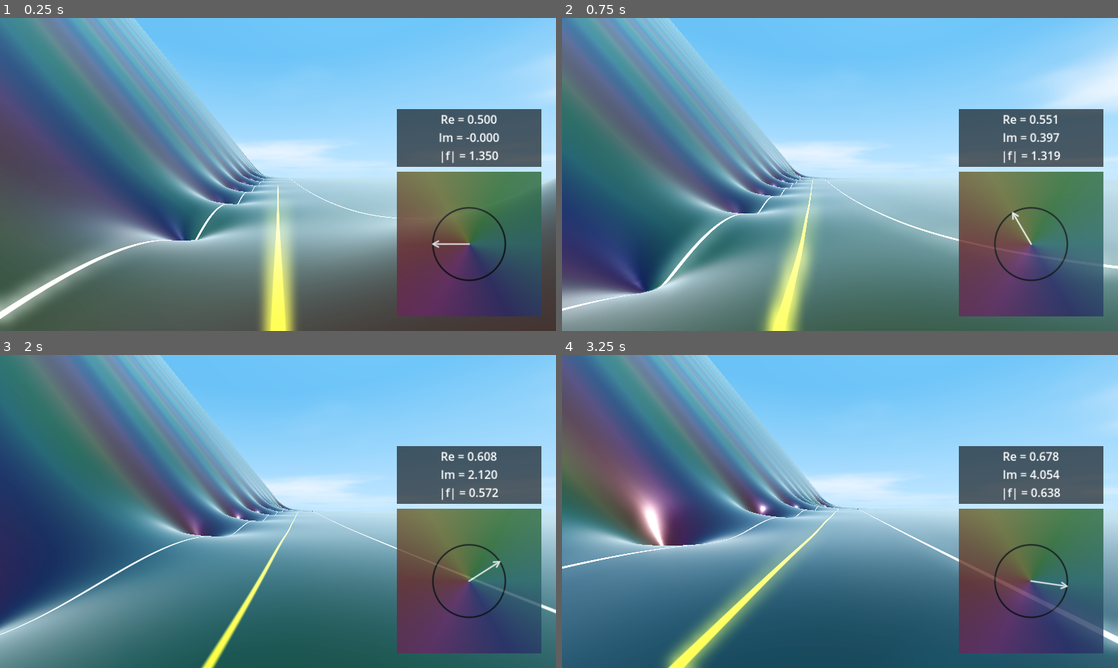
Above: before the commit, frames 1-4 (two rows, left to right).
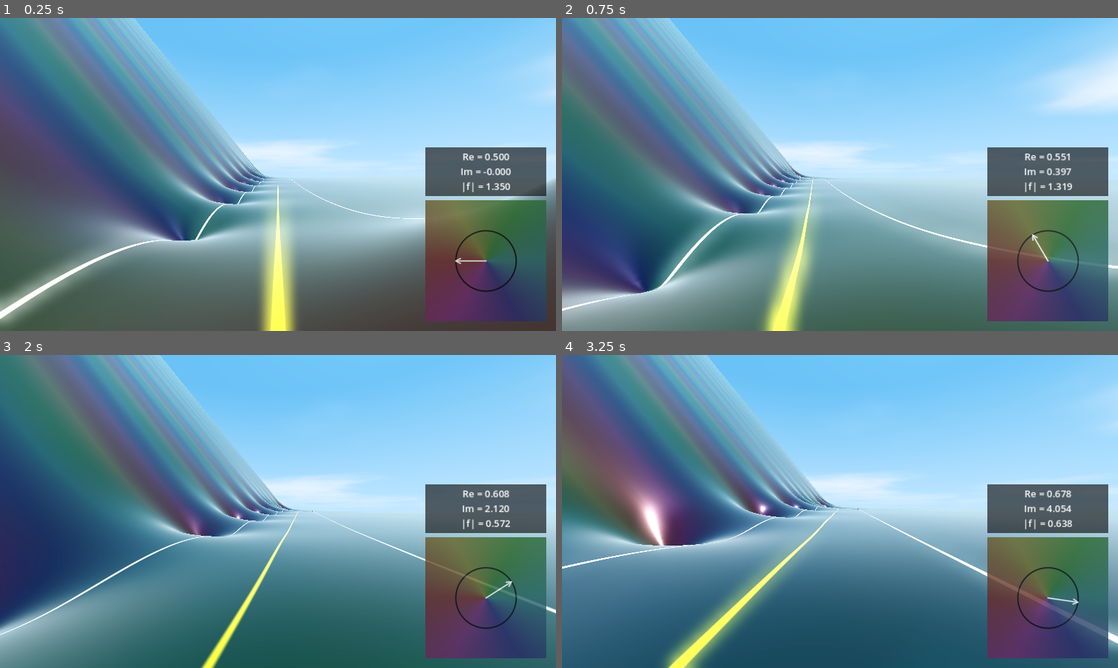
Above: after the commit, the same moments.

Repository: allanino/complex-functions-explorer
Game: Godot game, scene res://scenes/main.tscn
Two runs of this game, one before a commit and one after it. Both use one fixed random seed, a clock stepped at 60 frames per second and the inputs below.
Inputs (mouse positions are in pixels of both pictures, inside the frame that each line leads up to):
- Up to frame 1 (0.25 s): no input
- Up to frame 2 (0.75 s): tap Enter at 0.5 s; move the mouse to (867, 174) at 0.52 s; hold W (move_forward) from 0.53 s (still down); hold Shift from 0.53 s (still down)
- Up to frame 3 (2 s): keep holding W (move_forward); tap Space at 0.77, 1.52 s; move the mouse to (250, 511) at 1.27 s; release Shift at 1.28 s; tap Ctrl at 1.35 s
- Up to frame 4 (3.25 s): keep holding W (move_forward); move the mouse to (851, 505) at 2.02 s; hold Shift 2.03-2.78 s; move the mouse to (834, 517) at 2.77 s; tap Ctrl at 2.85 s; tap Space at 3.02 s

The runs differ from the first frame. In frame 1, 11% of the frame differs, in the area x 71-99%, y 29-97%; in frame 2, 11%; in frame 3, 11%; in frame 4, 11%.

Commit message:
Adjust HUD/Menu scaling and apply specific size overrides
- Enabled global UI scaling in project.godot via 'canvas_items' stretch mode.
- Set all HUD and menu font sizes to 20px as requested.
- Resized HUD elements to 250px (e.g., ComplexPlane) and adjusted their positions accordingly.
- Updated MenuOverlay with increased spacing (40px) and input field widths (200px) to maintain usability with scaled fonts.

Co-authored-by: allanino <5325241+allanino@users.noreply.github.com>

Diff:
--- a/scenes/hud.tscn
+++ b/scenes/hud.tscn
@@ -29,10 +29,10 @@
 anchor_top = 1.0
 anchor_right = 1.0
 anchor_bottom = 1.0
-offset_left = -330.0
-offset_top = -330.0
-offset_right = -30.0
-offset_bottom = -30.0
+offset_left = -270.0
+offset_top = -270.0
+offset_right = -20.0
+offset_bottom = -20.0
 grow_horizontal = 0
 grow_vertical = 0
 
@@ -43,10 +43,10 @@
 anchor_top = 1.0
 anchor_right = 1.0
 anchor_bottom = 1.0
-offset_left = -330.0
-offset_top = -460.0
-offset_right = -30.0
-offset_bottom = -340.0
+offset_left = -270.0
+offset_top = -380.0
+offset_right = -20.0
+offset_bottom = -280.0
 grow_horizontal = 0
 grow_vertical = 0
 color = Color(0, 0, 0, 0.607843)
@@ -58,13 +58,13 @@
 anchor_top = 1.0
 anchor_right = 1.0
 anchor_bottom = 1.0
-offset_left = -330.0
-offset_top = -460.0
-offset_right = -30.0
-offset_bottom = -340.0
+offset_left = -270.0
+offset_top = -380.0
+offset_right = -20.0
+offset_bottom = -280.0
 grow_horizontal = 0
 grow_vertical = 0
-theme_override_font_sizes/font_size = 24
+theme_override_font_sizes/font_size = 20
 text = "Pos: (0.00, 0.00)"
 horizontal_alignment = 1
 vertical_alignment = 1
@@ -96,13 +96,13 @@
 
 [node name="Label" type="Label" parent="Control/MenuOverlay/CenterContainer/VBoxContainer/ReContainer"]
 layout_mode = 2
-theme_override_font_sizes/font_size = 32
+theme_override_font_sizes/font_size = 20
 text = "Re = "
 
 [node name="ReInput" type="LineEdit" parent="Control/MenuOverlay/CenterContainer/VBoxContainer/ReContainer"]
 custom_minimum_size = Vector2(200, 0)
 layout_mode = 2
-theme_override_font_sizes/font_size = 32
+theme_override_font_sizes/font_size = 20
 text = "0.5"
 placeholder_text = "0.5"
 
@@ -111,17 +111,17 @@
 
 [node name="Label" type="Label" parent="Control/MenuOverlay/CenterContainer/VBoxContainer/ImContainer"]
 layout_mode = 2
-theme_override_font_sizes/font_size = 32
+theme_override_font_sizes/font_size = 20
 text = "Im = "
 
 [node name="ImInput" type="LineEdit" parent="Control/MenuOverlay/CenterContainer/VBoxContainer/ImContainer"]
 custom_minimum_size = Vector2(200, 0)
 layout_mode = 2
-theme_override_font_sizes/font_size = 32
+theme_override_font_sizes/font_size = 20
 text = "0.0"
 placeholder_text = "0.0"
 
 [node name="SetPosButton" type="Button" parent="Control/MenuOverlay/CenterContainer/VBoxContainer"]
 layout_mode = 2
-theme_override_font_sizes/font_size = 32
+theme_override_font_sizes/font_size = 20
 text = "Set position"
